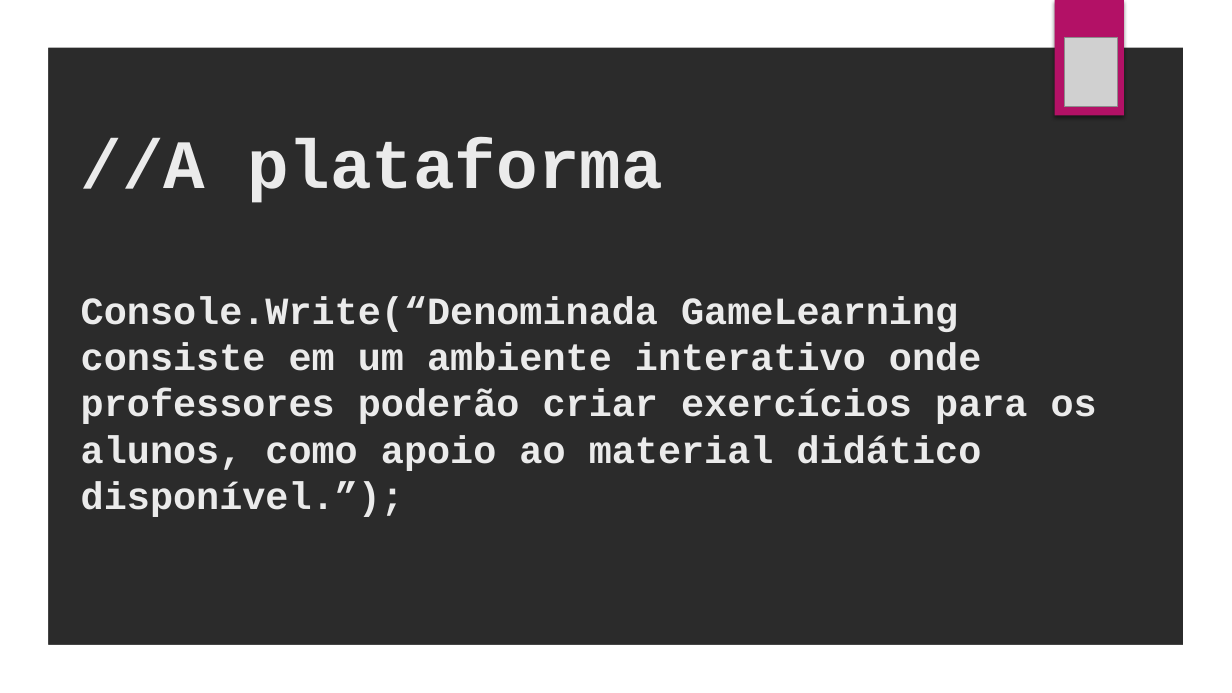
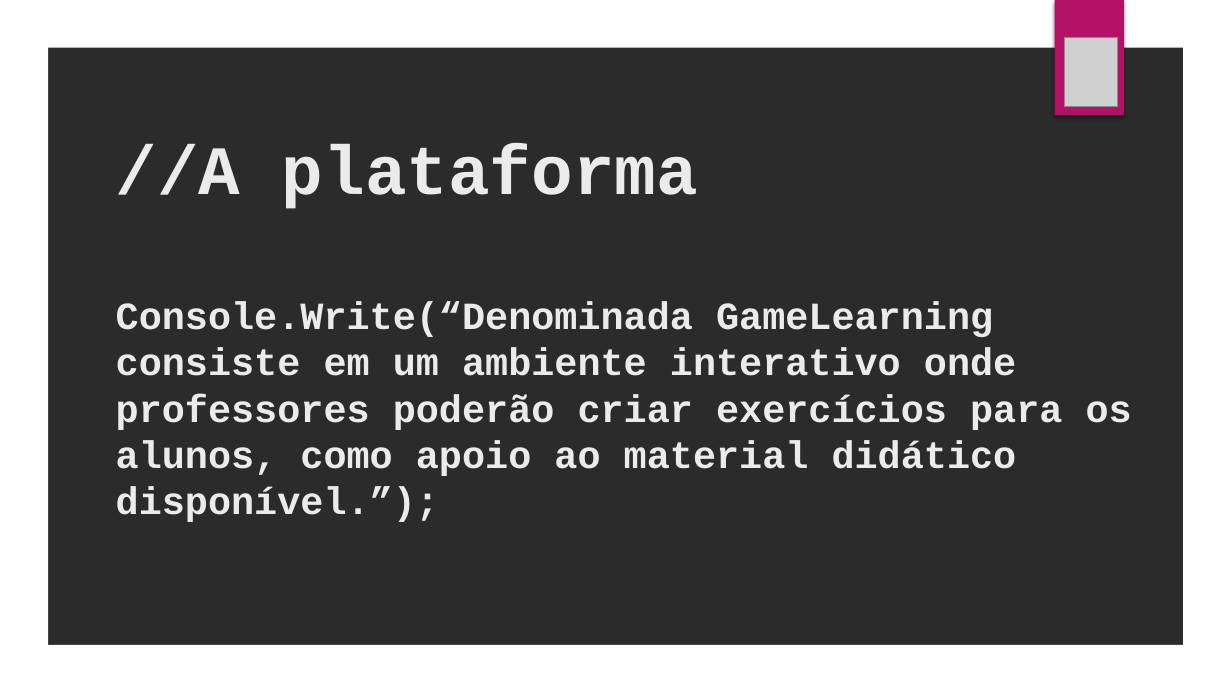
Before and after one commit to SilvioDaCol/ArqFriendly, a slide deck: slide 4 of APRESENTAÇÃO/APRESENTAÇÃO GAMEFRIENDLY.pptx (slide 3 before the commit). Drawn at 1232x693 pixels with LibreOffice and Linux fonts; fonts in the diff are those of the drawing; grey boxes stand for pictures; background and template pictures are left out; a plain dark background stands for a picture behind light text. Boxes give left, top, right and bottom in pixels: in the first picture for what was removed or moved away, otherwise in the second. Text is boxed around its words. In the diff, an @@ line names an element or a change of style, - is before the commit and + after.

```diff
--- a/APRESENTAÇÃO/APRESENTAÇÃO GAMEFRIENDLY.pptx
+++ b/APRESENTAÇÃO/APRESENTAÇÃO GAMEFRIENDLY.pptx
@@ title "//A plataforma Console.Write(“Denominada GameLearning consis ..." moved from (x1=81, y1=138, x2=1097, y2=517) to (x1=116, y1=143, x2=1132, y2=522) @@
```
Also in this commit, not shown: 2 other slides changed, 9 slides added, 1 slide removed, 5 other files.
